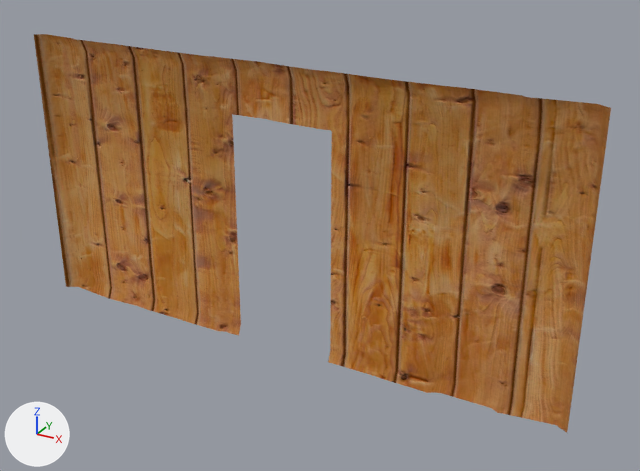
An edit to the FBX model Assets/Models/RoomGrayboxes/WoodWall/Door/woodWallDoor.fbx, drawn before and after from the same camera.
Before and after are seen from a 50 mm lens placed at (3.53, -8.21, 4.02), pointed at (0.31, -2.36, 1.1). The lights are fixed; the arrows at lower left show +X, +Y and +Z. Objects named as collision shapes, trigger or cutter boxes, shadow casters or lower levels of detail are left out.

The scene before the commit, as lines of its bpy script (objects in view):
```python
me_plane_010 = bpy.data.meshes.new('Plane.010')
me_plane_010.from_pydata(...)  # 123 vertices, 87 faces; spans x -2.5..2.5, y -2.51..-2.4, z 0.0..2.5
me_plane_010.materials.append(mat_woodmat)
ob_woodwalldoor_lod0 = bpy.data.objects.new('WoodWallDoor_LOD0', me_plane_010)
ob_woodwalldoor_lod0.location = (0.0, 0.0, 0.0)
```
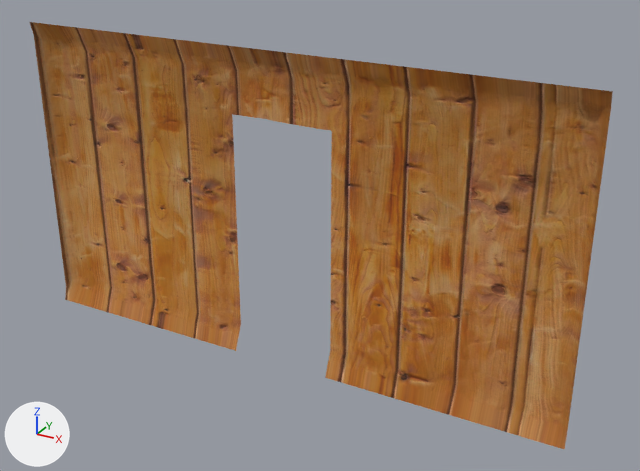
Pixel boxes (x1, y1, x2, y2) of what changed, in the pictures (640 x 471 px):
'WoodWallDoor_LOD0', reshaped (7% taller)
    before: (34, 34, 611, 433)
    after: (30, 22, 613, 449)
part 1 of me_plane_010, added (brown)
    after: (30, 22, 613, 108)
part 2 of me_plane_010, added (brown)
    after: (65, 287, 567, 449)
part 3 of me_plane_010, recoloured
    both: (34, 34, 611, 433)

Diff of the bpy script that builds the scene:
```diff
--- a/Assets/Models/RoomGrayboxes/WoodWall/Door/woodWallDoor.fbx.py
+++ b/Assets/Models/RoomGrayboxes/WoodWall/Door/woodWallDoor.fbx.py
@@ mat_woodmat_001 @@
+mat_woodmat_001 = bpy.data.materials.new('WoodMat.001')
+# uses the picture img_wood_jpg
+# uses the picture img_wood_nrm_png
@@ me_plane_010 @@
 # used by ob_woodwalldoor_lod0; location = (0.0, 0.0, 0.0)
-me_plane_010.from_pydata(...)  # 123 vertices, 87 faces; spans x -2.5..2.5, y -2.51..-2.4, z 0.0..2.5
+me_plane_010.from_pydata(...)  # 181 vertices, 142 faces; spans x -2.5..2.5, y -2.53..-2.4, z -0.13..2.61
+# me_plane_010 part 1
+# 8 vertices are added at x -2.5..2.5, y -2.53, z 2.61
+# 10 new vertices lie (0.0, -0.04, 0.11) away from vertices in x -2.03..2.01, y -2.49, z 2.5
+# 7 new vertices lie (0.0, -0.06, 0.11) away from vertices in x -2.07..1.91, y -2.47, z 2.5
+# 6 new vertices lie (0.0, -0.05, 0.11) away from vertices in x -1.61..0.46, y -2.48, z 2.5
+# 30 new faces join them
+# me_plane_010 part 2
+# 9 vertices are added at x -2.4..2.4, y -2.53, z -0.13
+# 7 new vertices lie (0.0, -0.04, -0.13) away from vertices in x -1.98..2.02, y -2.49, z 0.0
+# 6 new vertices lie (0.0, -0.03, -0.13) away from vertices in x -2.5..2.5, y -2.5, z 0.0
+# 5 new vertices lie (0.0, -0.05, -0.13) away from vertices in x -2.06..0.46, y -2.48, z 0.0
+# 25 new faces join them
+# me_plane_010 part 3: 87 faces spanning x -2.5..2.5, y -2.51..-2.4, z 0.0..2.5 switch from mat_woodmat to mat_woodmat_001
```
